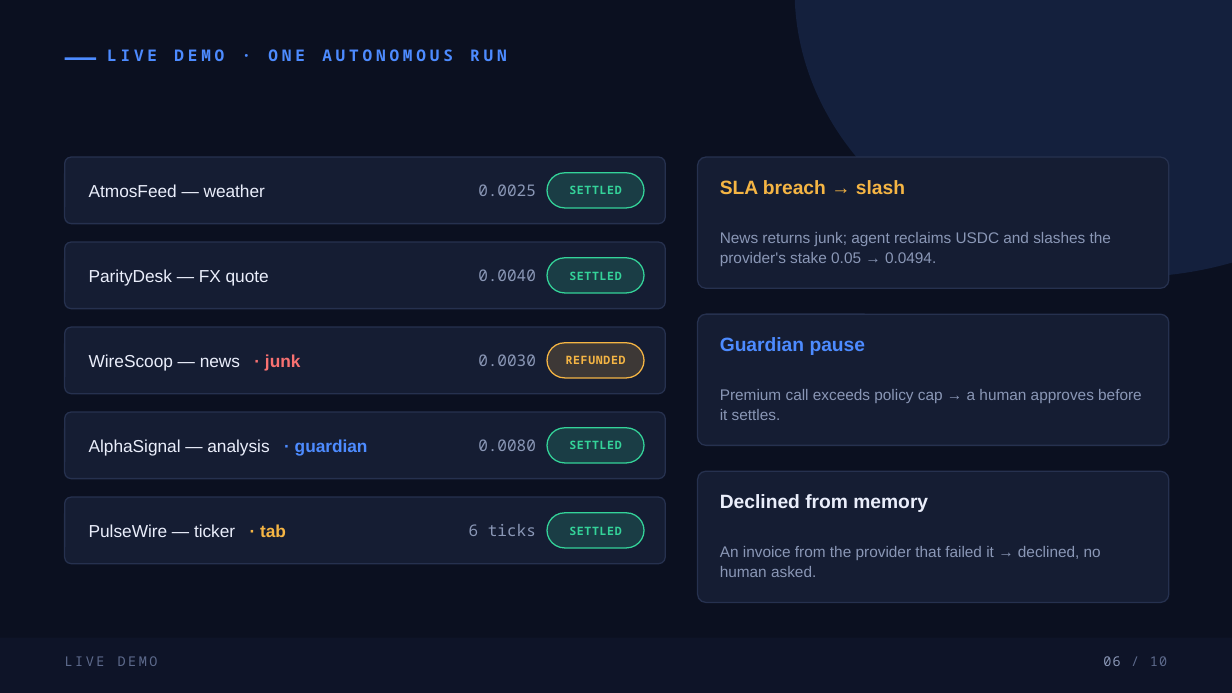
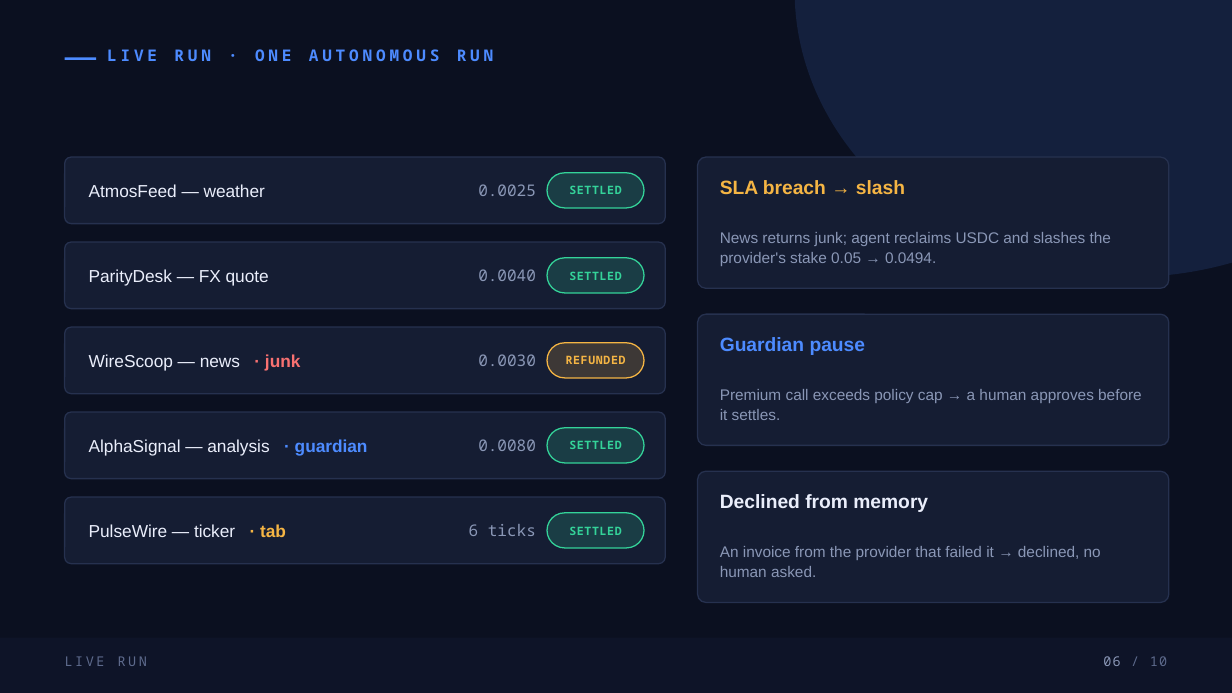
Before and after one commit to rgdtnhat/arc, a slide deck: slide 6 of docs/deck.pptx. Drawn at 1232x693 pixels with LibreOffice and Linux fonts; fonts in the diff are those of the drawing. Boxes give left, top, right and bottom in pixels: in the first picture for what was removed or moved away, otherwise in the second. Text is boxed around its words. In the diff, an @@ line names an element or a change of style, - is before the commit and + after.

```diff
--- a/docs/deck.pptx
+++ b/docs/deck.pptx
@@ text at (x1=107, y1=49, x2=494, y2=61): text changed @@
-LIVE DEMO · ONE AUTONOMOUS RUN
+LIVE RUN · ONE AUTONOMOUS RUN
@@ text at (x1=65, y1=656, x2=147, y2=666): text changed @@
-LIVE DEMO
+LIVE RUN
```
Also in this commit, not shown: 30 other files.
